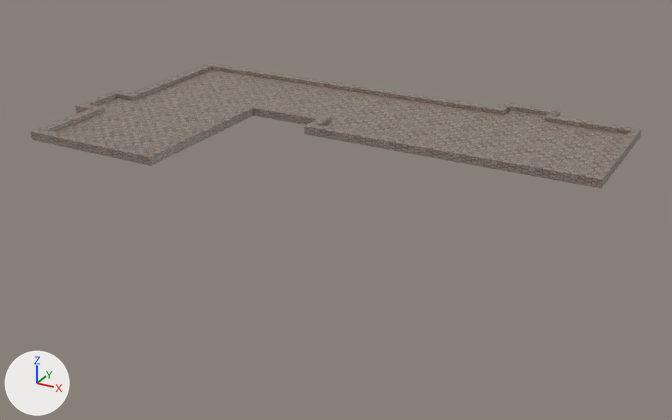
Two versions of the glTF model assets/models/seg3/seg3.gltf, one commit apart.
Before and after are seen from a camera (50 mm lens) standing at (486.0, -511.0, 246.0) and looking at (140.0, 119.0, -69.0). The lights are fixed; the arrows at lower left show +X, +Y and +Z.
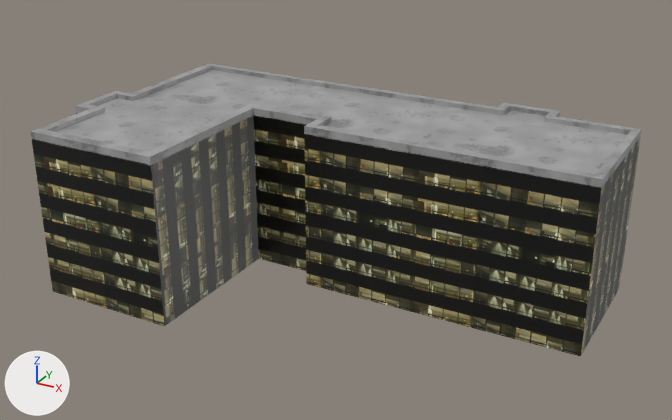
What differs and where, as boxes (x1, y1, x2, y2) in the pictures (672 x 420 px):
'Cube.001', added: after (32, 113, 640, 357)
'Cube', surface changed: (31, 64, 641, 188) in both

What the commit changed:
Picture 'seg1_rooftop' (img_seg1_rooftop) is new.
Picture 'windows_wall_lowres' (img_windows_wall_lowres) is new.
Material 'Material' (mat_material) changes its picture from img_wall to img_seg1_rooftop.
Material 'Material.001' (mat_material_001) is new.
Its texture is img_windows_wall_lowres.
Its roughness is 0.4.
Mesh me_cube_001 is new.
It has 304 vertices, 620 faces and spans x -84.0..358.0, y -10.0..246.0, z -140.0..-1.0.
It uses material mat_material_001 (picture img_windows_wall_lowres).
Object 'Cube.001' (ob_cube_001) is new; it shows me_cube_001.
Its location is (0.0, 0.0, 0.0).
